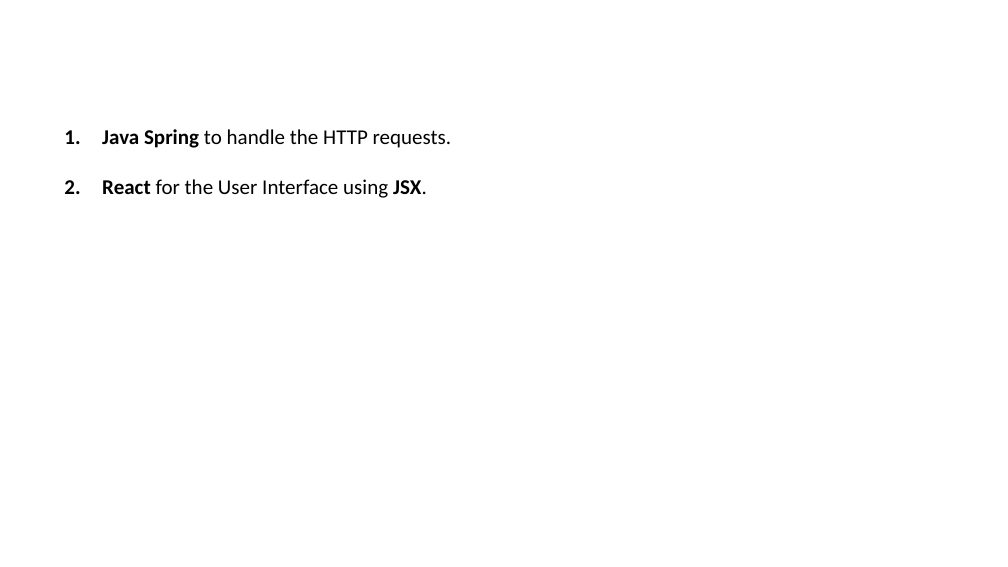
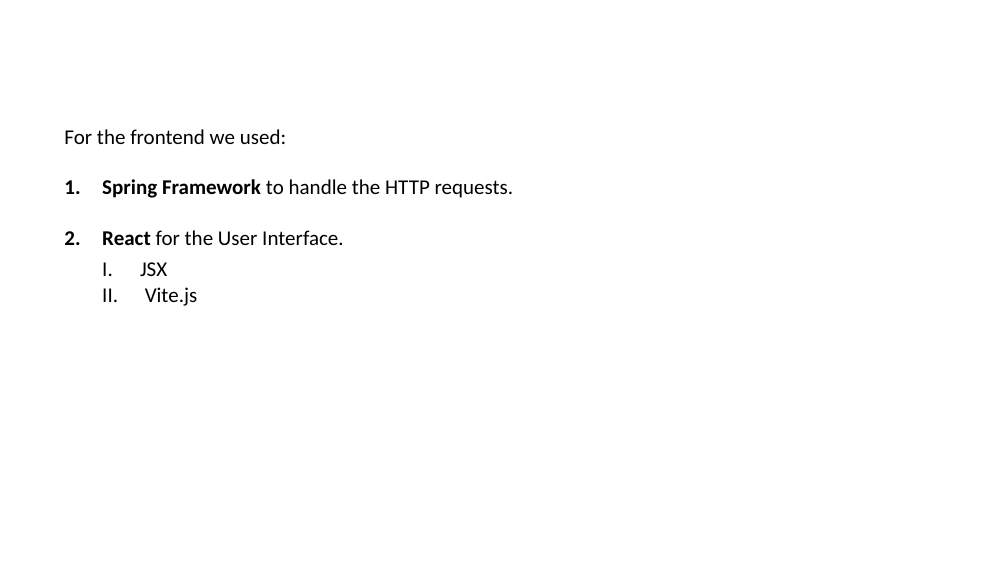
Before and after one commit to peetceenatoo/software-lifecycle, a slide deck: slide 16 of Slides/Slides.pptx (slide 14 before the commit). Drawn at 1008x567 pixels with LibreOffice and Linux fonts; fonts in the diff are those of the drawing; background and template pictures are left out. Boxes give left, top, right and bottom in pixels: in the first picture for what was removed or moved away, otherwise in the second. Text is boxed around its words. In the diff, an @@ line names an element or a change of style, - is before the commit and + after.

```diff
--- a/Slides/Slides.pptx
+++ b/Slides/Slides.pptx
@@ text at (x1=64, y1=129, x2=514, y2=306): text changed @@
-1. Java Spring to handle the HTTP requests.
-2. React for the User Interface using JSX.
+For the frontend we used:
+1. Spring Framework to handle the HTTP requests.
+2. React for the User Interface.
+  I. JSX
+  II. Vite.js
```
Also in this commit, not shown: 10 other slides changed, 6 slides added, 5 slides removed.
